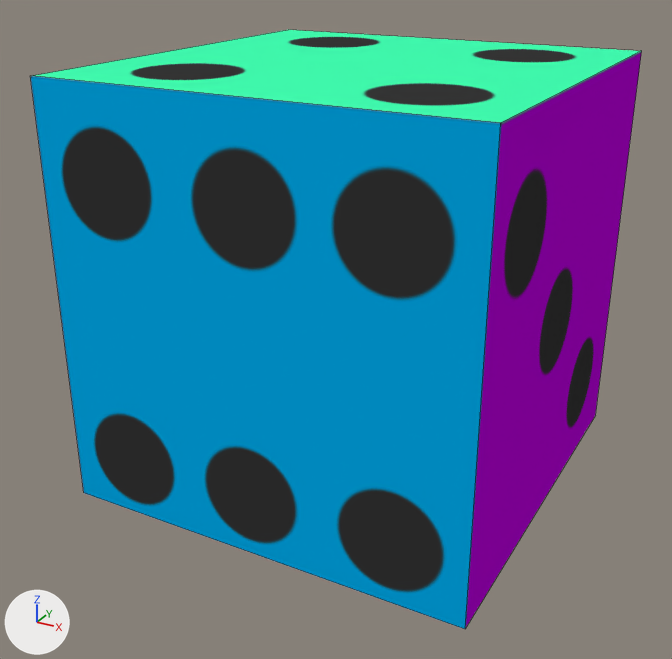
The Blender file 3DProject/Models/Box/Box.blend: old version first, new version second.
One viewpoint serves both versions: a 50 mm camera at (1.96, -3.8, 1.58) aimed at (-0.05, -0.15, -0.25). Arrows for +X, +Y and +Z are at lower left; the lights stay in place. Mesh edges are drawn as thin lines.
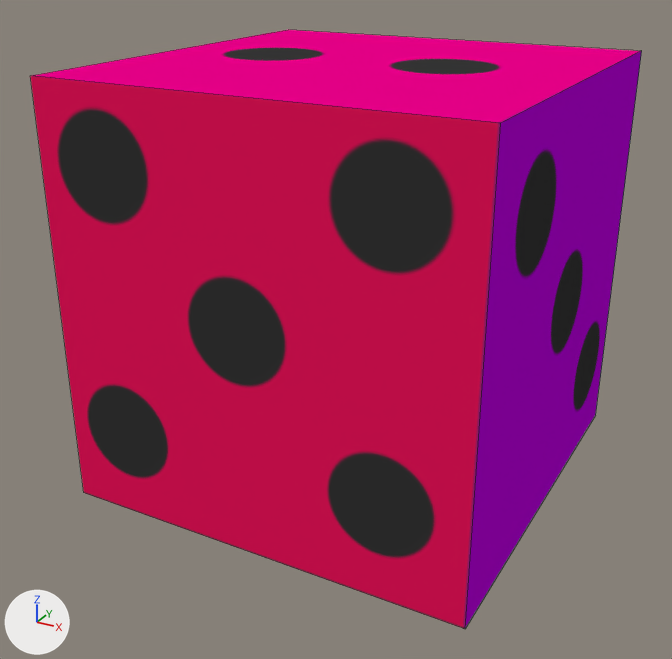
The change, as JSON lines over the scene's bpy script:
```json
{"block": "me_cube", "where": "# used by ob_cube; location = (0.0, 0.0, 0.0)"}
{"op": "remove", "block": "me_cube", "code": "me_cube.from_pydata(...)  # 8 vertices, 6 faces; spans x -1.0..1.0, y -1.0..1.0, z -1.0..1.0"}
{"op": "add", "block": "me_cube", "code": "me_cube.from_pydata(...)  # 10 vertices, 6 faces, 1 loose edge; spans x -1.0..1.0, y -1.0..1.0, z -1.0..1.0"}
{"block": "me_cube", "change": "me_cube part 1: 4 kept faces spanning x -1.0..1.0, y -1.0..1.0, z -1.0..1.0 get new texture (UV) coordinates"}
```

Where the change shows, as pixel boxes (x1, y1, x2, y2) in the pictures (672 x 659 px):
```json
{"part": 1, "of": "me_cube", "change": "surface changed", "before": [30, 30, 641, 629], "after": [30, 30, 641, 629], "on screen": "cyan to pink"}
```
